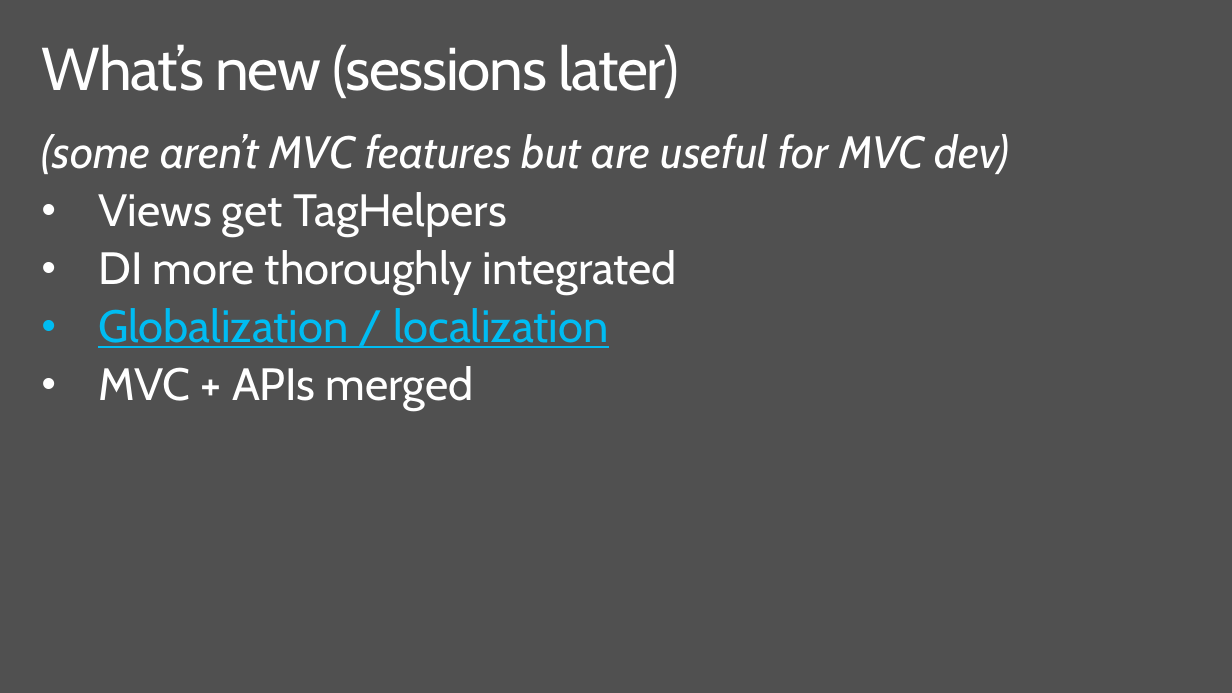
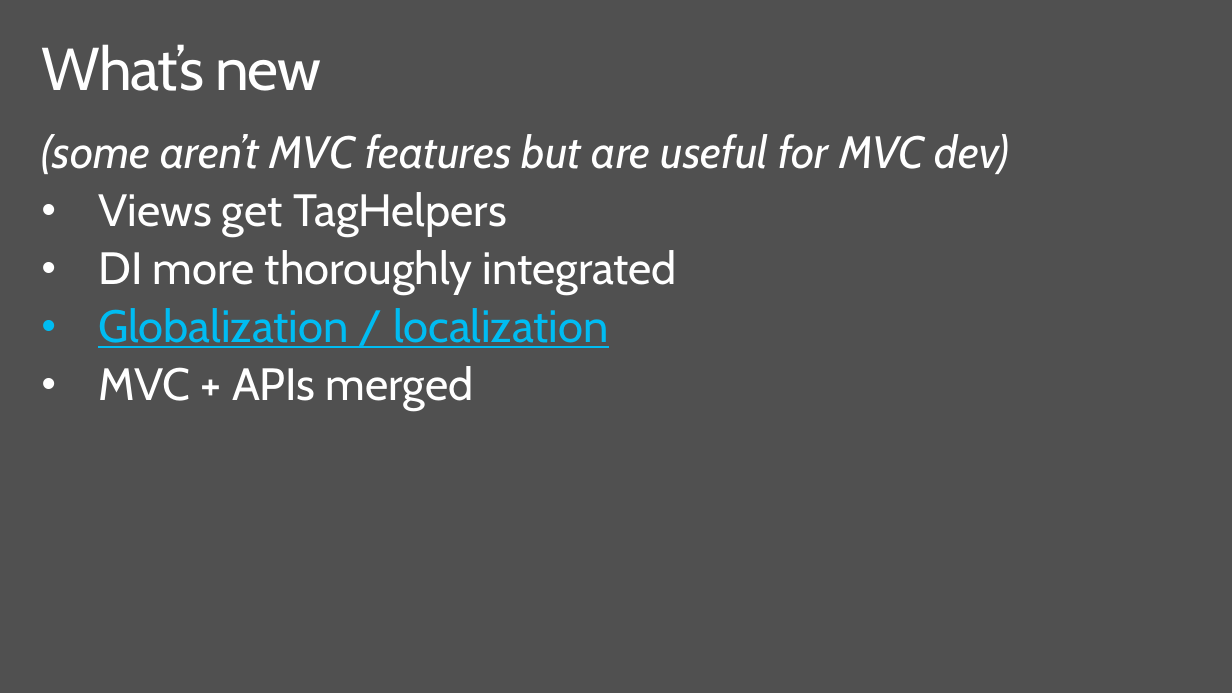
Before and after one commit to dotnet-presentations/dotnetcore-workshop, a slide deck: slide 17 of 2-Web-Dev/netcore-workshop-webdev.pptx (slide 12 before the commit). Drawn at 1232x693 pixels with LibreOffice and Linux fonts; fonts in the diff are those of the drawing; background and template pictures are left out. Boxes give left, top, right and bottom in pixels: in the first picture for what was removed or moved away, otherwise in the second. Text is boxed around its words. In the diff, an @@ line names an element or a change of style, - is before the commit and + after.

```diff
--- a/2-Web-Dev/netcore-workshop-webdev.pptx
+++ b/2-Web-Dev/netcore-workshop-webdev.pptx
@@ title at (x1=42, y1=44, x2=322, y2=91): text changed @@
-What’s new (sessions later)
+What’s new
```
Also in this commit, not shown: 2 other slides changed, 5 slides added.
